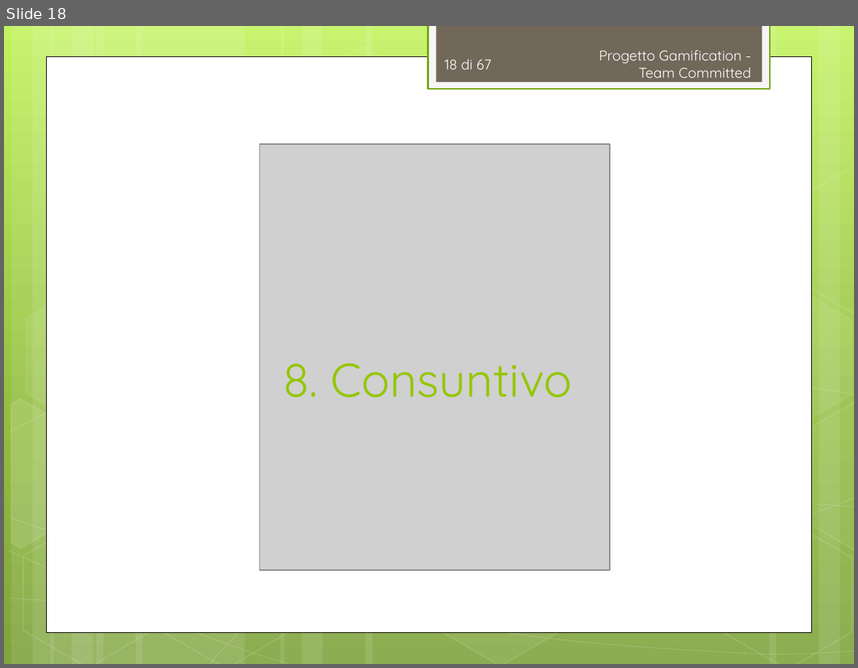
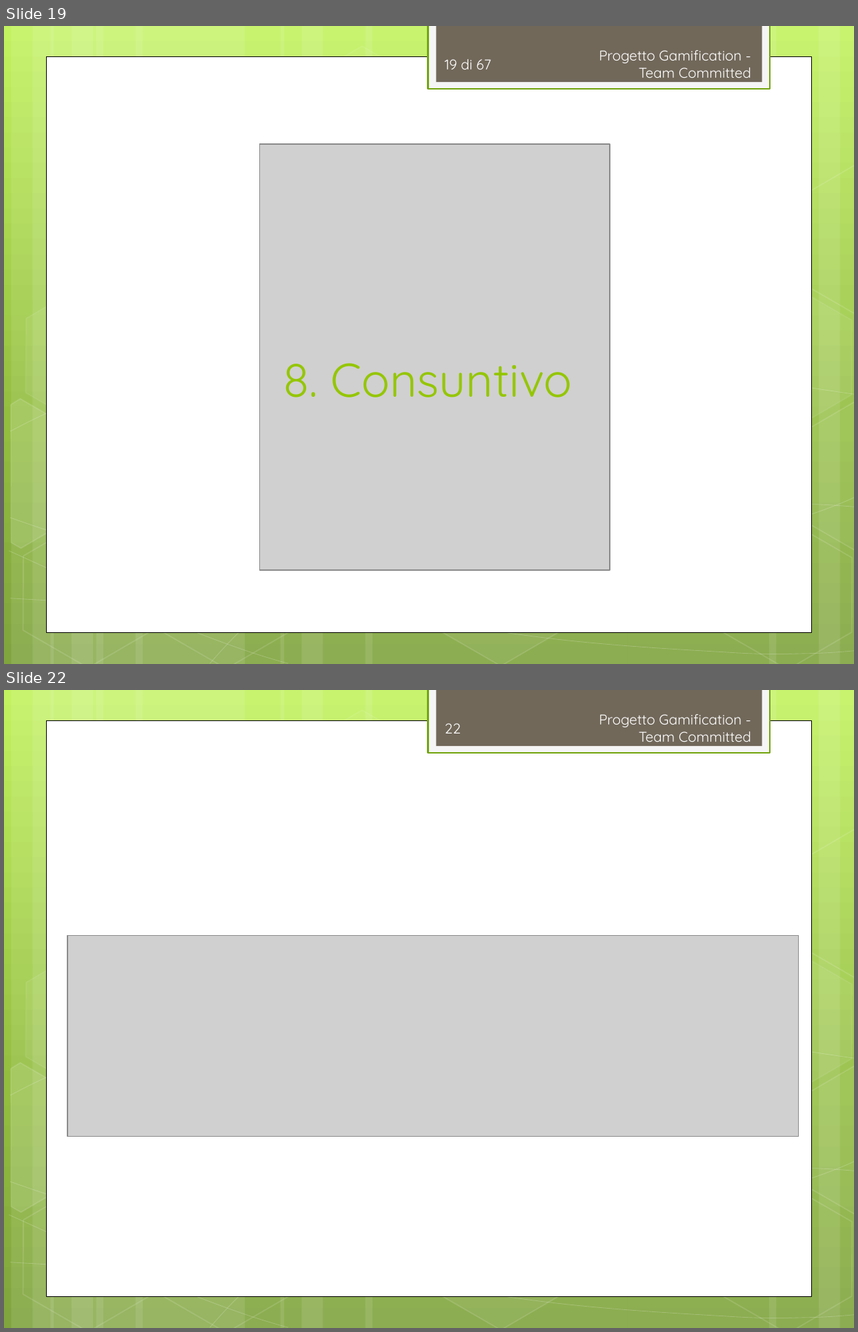
Before and after one commit to TeamCommitted/Team-Committed---Documenti, a slide deck: RP/Esterni/Presentazione/RP-Presentazione.pptx. Shown one above the other, each under a label of ours: slide 18 before the commit, slides 19 and 22 after it; the slides between them are not shown. The pictures are 858x668 and 858x1332 pixels, drawn with LibreOffice and Linux fonts; fonts in the diff are those of the drawing; grey boxes stand for pictures. Boxes give left, top, right and bottom in pixels: in the first picture for what was removed or moved away, otherwise in the second. Text is boxed around its words. In the diff, an @@ line names an element or a change of style, - is before the commit and + after.

```diff
--- a/RP/Esterni/Presentazione/RP-Presentazione.pptx
+++ b/RP/Esterni/Presentazione/RP-Presentazione.pptx
@@ slide 22 added at [4, 690, 854, 1328], background gradient #C3F35F to #93BF3F to #81A53E; not listed: 31 template elements that a slide beside it also shows @@
@@ page number added at [445, 723, 461, 733], 12 pt, text #FEFEFE @@
+22
@@ text added at [599, 714, 751, 742], 12 pt, text #FEFEFE @@
+Progetto Gamification - Team Committed
@@ picture added at [67, 935, 799, 1136] @@
@@ what was slide 18 is now slide 19 @@
@@ page number at [445, 59, 492, 69]: text changed @@
-18 di 67
+19 di 67
```
Also in this commit, not shown: 3 other slides added, 1 other file.
